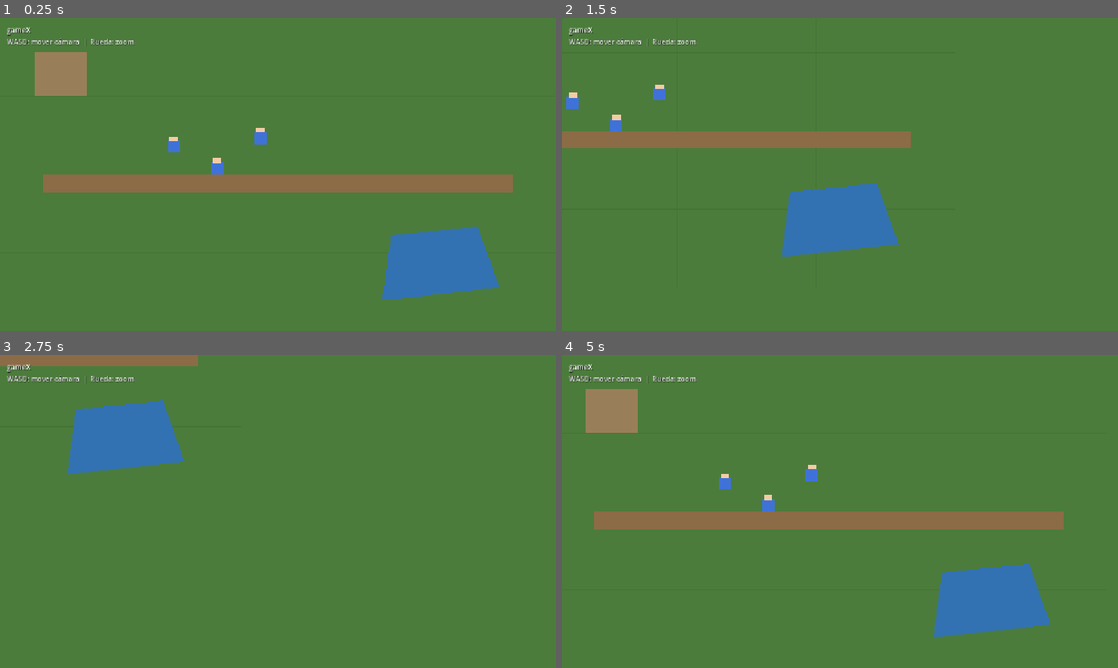
Above: before the commit, frames 1-4 (two rows, left to right).
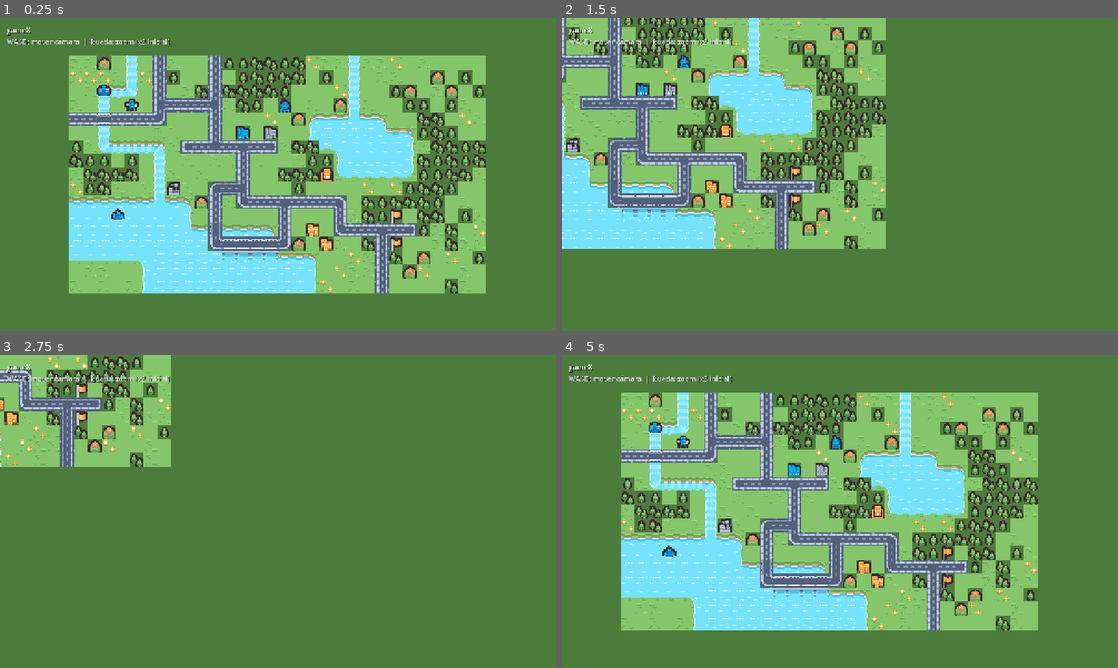
Above: after the commit, the same moments.

Repository: manurode/gameX
Game: Godot game, scene res://scenes/main.tscn
The game is run twice, just before and just after one commit, with the same random seed, the same clock (stepped at 60 frames per second) and the same inputs.
Inputs (mouse positions are in pixels of both pictures, inside the frame that each line leads up to):
- Up to frame 1 (0.25 s): no input
- Up to frame 2 (1.5 s): tap Enter at 0.5 s; move the mouse to (962, 158) at 0.52 s; hold Right (ui_right) 0.53-1.28 s; click (962, 158) at 0.67 s; move the mouse to (728, 190) at 1.27 s; hold Down (ui_down) from 1.28 s (still down)
- Up to frame 3 (2.75 s): move the mouse to (333, 442) at 2.02 s; release Down (ui_down) at 2.03 s; hold Right (ui_right) from 2.03 s (still down)
- Up to frame 4 (5 s): move the mouse to (812, 574) at 2.77 s; release Right (ui_right) at 2.78 s; hold Up (ui_up) 2.78-3.53 s; click (812, 574) at 2.92 s; move the mouse to (1006, 558) at 3.52 s; hold Left (ui_left) from 3.53 s (still down); move the mouse to (673, 464) at 4.27 s

The runs differ from the first frame. In frame 1, 55% of the frame differs, in the area x 1-93%, y 2-90%; in frame 2, 40%; in frame 3, 11%; in frame 4, 55%.

Commit message:
Add terrain and object layers to the TileMap
- Introduced a new TileSet resource for the tiny_battle tileset, defining texture regions and tile sizes.
- Created a new terrain_map script to handle the painting of terrain and object layers based on predefined row data.
- Added a new import file for the packed tilemap texture to optimize rendering.

Diff:
--- /dev/null
+++ b/assets/tilesets/tiny_battle/tiny_battle_tileset.tres
@@ -0,0 +1,210 @@
+[gd_resource type="TileSet" format=3 uid="uid://ctileset001"]
+
+[ext_resource type="Texture2D" path="res://assets/tilesets/tiny_battle/tilemap.png" id="1_tilemap"]
+
+[sub_resource type="TileSetAtlasSource" id="TileSetAtlasSource_atlas"]
+texture = ExtResource("1_tilemap")
+texture_region_size = Vector2i(16, 16)
+separation = Vector2i(1, 1)
+0:0/0 = 0
+1:0/0 = 0
+2:0/0 = 0
+3:0/0 = 0
+4:0/0 = 0
+5:0/0 = 0
+6:0/0 = 0
+7:0/0 = 0
+8:0/0 = 0
+9:0/0 = 0
+10:0/0 = 0
+11:0/0 = 0
+12:0/0 = 0
+13:0/0 = 0
+14:0/0 = 0
+15:0/0 = 0
+16:0/0 = 0
+17:0/0 = 0
+0:1/0 = 0
+1:1/0 = 0
+2:1/0 = 0
+3:1/0 = 0
+4:1/0 = 0
+5:1/0 = 0
+6:1/0 = 0
+7:1/0 = 0
+8:1/0 = 0
+9:1/0 = 0
+10:1/0 = 0
+11:1/0 = 0
+12:1/0 = 0
+13:1/0 = 0
+14:1/0 = 0
+15:1/0 = 0
+16:1/0 = 0
+17:1/0 = 0
+0:2/0 = 0
+1:2/0 = 0
+2:2/0 = 0
+3:2/0 = 0
+4:2/0 = 0
+5:2/0 = 0
+6:2/0 = 0
+7:2/0 = 0
+8:2/0 = 0
+9:2/0 = 0
+10:2/0 = 0
+11:2/0 = 0
+12:2/0 = 0
+13:2/0 = 0
+14:2/0 = 0
+15:2/0 = 0
+16:2/0 = 0
+17:2/0 = 0
+0:3/0 = 0
+1:3/0 = 0
+2:3/0 = 0
+3:3/0 = 0
+4:3/0 = 0
+5:3/0 = 0
+6:3/0 = 0
+7:3/0 = 0
+8:3/0 = 0
+9:3/0 = 0
+10:3/0 = 0
+11:3/0 = 0
+12:3/0 = 0
+13:3/0 = 0
+14:3/0 = 0
+15:3/0 = 0
+16:3/0 = 0
+17:3/0 = 0
+0:4/0 = 0
+1:4/0 = 0
+2:4/0 = 0
+3:4/0 = 0
+4:4/0 = 0
+5:4/0 = 0
+6:4/0 = 0
+7:4/0 = 0
+8:4/0 = 0
+9:4/0 = 0
+10:4/0 = 0
+11:4/0 = 0
+12:4/0 = 0
+13:4/0 = 0
+14:4/0 = 0
+15:4/0 = 0
+16:4/0 = 0
+17:4/0 = 0
+0:5/0 = 0
+1:5/0 = 0
+2:5/0 = 0
+3:5/0 = 0
+4:5/0 = 0
+5:5/0 = 0
+6:5/0 = 0
+7:5/0 = 0
+8:5/0 = 0
+9:5/0 = 0
+10:5/0 = 0
+11:5/0 = 0
+12:5/0 = 0
+13:5/0 = 0
+14:5/0 = 0
+15:5/0 = 0
+16:5/0 = 0
+17:5/0 = 0
+0:6/0 = 0
+1:6/0 = 0
+2:6/0 = 0
+3:6/0 = 0
+4:6/0 = 0
+5:6/0 = 0
+6:6/0 = 0
+7:6/0 = 0
+8:6/0 = 0
+9:6/0 = 0
+10:6/0 = 0
+11:6/0 = 0
+12:6/0 = 0
+13:6/0 = 0
+14:6/0 = 0
+15:6/0 = 0
+16:6/0 = 0
+17:6/0 = 0
+0:7/0 = 0
+1:7/0 = 0
+2:7/0 = 0
+3:7/0 = 0
+4:7/0 = 0
+5:7/0 = 0
+6:7/0 = 0
+7:7/0 = 0
+8:7/0 = 0
+9:7/0 = 0
+10:7/0 = 0
+11:7/0 = 0
+12:7/0 = 0
+13:7/0 = 0
+14:7/0 = 0
+15:7/0 = 0
+16:7/0 = 0
+17:7/0 = 0
+0:8/0 = 0
+1:8/0 = 0
+2:8/0 = 0
+3:8/0 = 0
+4:8/0 = 0
+5:8/0 = 0
+6:8/0 = 0
+7:8/0 = 0
+8:8/0 = 0
+9:8/0 = 0
+10:8/0 = 0
+11:8/0 = 0
+12:8/0 = 0
+13:8/0 = 0
+14:8/0 = 0
+15:8/0 = 0
+16:8/0 = 0
+17:8/0 = 0
+0:9/0 = 0
+1:9/0 = 0
+2:9/0 = 0
+3:9/0 = 0
+4:9/0 = 0
+5:9/0 = 0
+6:9/0 = 0
+7:9/0 = 0
+8:9/0 = 0
+9:9/0 = 0
+10:9/0 = 0
+11:9/0 = 0
+12:9/0 = 0
+13:9/0 = 0
+14:9/0 = 0
+15:9/0 = 0
+16:9/0 = 0
+17:9/0 = 0
+0:10/0 = 0
+1:10/0 = 0
+2:10/0 = 0
+3:10/0 = 0
+4:10/0 = 0
+5:10/0 = 0
+6:10/0 = 0
+7:10/0 = 0
+8:10/0 = 0
+9:10/0 = 0
+10:10/0 = 0
+11:10/0 = 0
+12:10/0 = 0
+13:10/0 = 0
+14:10/0 = 0
+15:10/0 = 0
+16:10/0 = 0
+17:10/0 = 0
+
+[resource]
+tile_size = Vector2i(16, 16)
+sources/0 = SubResource("TileSetAtlasSource_atlas")
--- a/project.godot
+++ b/project.godot
@@ -53,4 +53,4 @@
 
 environment/defaults/default_clear_color=Color(0.298039, 0.486275, 0.235294, 1)
 renderer/rendering_method="forward_plus"
-textures/canvas_textures/default_texture_filter=1
+textures/canvas_textures/default_texture_filter=0
--- a/scenes/ui/hud.tscn
+++ b/scenes/ui/hud.tscn
@@ -30,4 +30,4 @@
 theme_override_colors/font_shadow_color = Color(0, 0, 0, 0.6)
 theme_override_constants/shadow_offset_x = 1
 theme_override_constants/shadow_offset_y = 1
-text = "WASD: mover cámara  |  Rueda: zoom"
+text = "WASD: mover cámara  |  Rueda: zoom (x2 inicial)"
--- a/scenes/units/unit.tscn
+++ b/scenes/units/unit.tscn
@@ -1,25 +1,27 @@
-[gd_scene load_steps=2 format=3 uid="uid://cunit001"]
+[gd_scene load_steps=4 format=3 uid="uid://cunit001"]
 
 [ext_resource type="Script" path="res://scripts/units/unit.gd" id="1_unit"]
+[ext_resource type="Texture2D" path="res://assets/sprites/units/blue_tank.png" id="2_sprite"]
+
+[sub_resource type="RectangleShape2D" id="RectangleShape2D_unit"]
+size = Vector2(12, 12)
 
 [node name="Unit" type="CharacterBody2D"]
+y_sort_enabled = true
 collision_layer = 2
 collision_mask = 1
 script = ExtResource("1_unit")
 
-[node name="Body" type="Polygon2D" parent="."]
-color = Color(0.25, 0.45, 0.85, 1)
-polygon = PackedVector2Array(-14, -18, 14, -18, 14, 10, -14, 10)
-
-[node name="Head" type="Polygon2D" parent="."]
-color = Color(0.95, 0.8, 0.65, 1)
-polygon = PackedVector2Array(-10, -28, 10, -28, 10, -16, -10, -16)
+[node name="Sprite2D" type="Sprite2D" parent="."]
+texture = ExtResource("2_sprite")
+texture_filter = 0
 
 [node name="AnimatedSprite2D" type="AnimatedSprite2D" parent="."]
 
 [node name="CollisionShape2D" type="CollisionShape2D" parent="."]
+shape = SubResource("RectangleShape2D_unit")
 
 [node name="SelectionIndicator" type="Polygon2D" parent="."]
 visible = false
 color = Color(1, 1, 0.3, 0.8)
-polygon = PackedVector2Array(-20, -32, 20, -32, 20, 14, -20, 14)
+polygon = PackedVector2Array(-9, -10, 9, -10, 9, 6, -9, 6)
--- a/scenes/world/game_world.tscn
+++ b/scenes/world/game_world.tscn
@@ -1,73 +1,38 @@
-[gd_scene load_steps=3 format=3 uid="uid://cworld001"]
+[gd_scene load_steps=7 format=3 uid="uid://cworld001"]
 
 [ext_resource type="Script" path="res://scripts/camera/rts_camera.gd" id="1_camera"]
-[ext_resource type="PackedScene" uid="uid://cunit001" path="res://scenes/units/unit.tscn" id="2_unit"]
+[ext_resource type="Script" path="res://scripts/world/terrain_map.gd" id="2_terrain"]
+[ext_resource type="TileSet" path="res://assets/tilesets/tiny_battle/tiny_battle_tileset.tres" id="3_tileset"]
+[ext_resource type="PackedScene" uid="uid://cunit001" path="res://scenes/units/unit.tscn" id="4_unit"]
+[ext_resource type="Texture2D" path="res://assets/sprites/units/blue_infantry.png" id="6_infantry"]
+[ext_resource type="Texture2D" path="res://assets/sprites/units/blue_truck.png" id="7_truck"]
 
 [node name="GameWorld" type="Node2D"]
 
 [node name="Camera2D" type="Camera2D" parent="."]
-position = Vector2(640, 360)
+position = Vector2(240, 136)
 script = ExtResource("1_camera")
 
 [node name="Terrain" type="Node2D" parent="."]
 
-[node name="GrassBackground" type="Polygon2D" parent="Terrain"]
-color = Color(0.298039, 0.486275, 0.235294, 1)
-polygon = PackedVector2Array(0, 0, 1280, 0, 1280, 720, 0, 720)
-
-[node name="Grid" type="Node2D" parent="Terrain"]
-
-[node name="HLine1" type="Line2D" parent="Terrain/Grid"]
-points = PackedVector2Array(0, 180, 1280, 180)
-width = 1.0
-default_color = Color(0.25, 0.42, 0.2, 0.5)
-
-[node name="HLine2" type="Line2D" parent="Terrain/Grid"]
-points = PackedVector2Array(0, 360, 1280, 360)
-width = 1.0
-default_color = Color(0.25, 0.42, 0.2, 0.5)
-
-[node name="HLine3" type="Line2D" parent="Terrain/Grid"]
-points = PackedVector2Array(0, 540, 1280, 540)
-width = 1.0
-default_color = Color(0.25, 0.42, 0.2, 0.5)
-
-[node name="VLine1" type="Line2D" parent="Terrain/Grid"]
-points = PackedVector2Array(320, 0, 320, 720)
-width = 1.0
-default_color = Color(0.25, 0.42, 0.2, 0.5)
-
-[node name="VLine2" type="Line2D" parent="Terrain/Grid"]
-points = PackedVector2Array(640, 0, 640, 720)
-width = 1.0
-default_color = Color(0.25, 0.42, 0.2, 0.5)
-
-[node name="VLine3" type="Line2D" parent="Terrain/Grid"]
-points = PackedVector2Array(960, 0, 960, 720)
-width = 1.0
-default_color = Color(0.25, 0.42, 0.2, 0.5)
-
-[node name="WaterPatch" type="Polygon2D" parent="Terrain"]
-color = Color(0.2, 0.45, 0.7, 1)
-polygon = PackedVector2Array(900, 500, 1100, 480, 1150, 620, 880, 650)
-
-[node name="PathPatch" type="Polygon2D" parent="Terrain"]
-color = Color(0.55, 0.42, 0.28, 1)
-polygon = PackedVector2Array(100, 360, 1180, 360, 1180, 400, 100, 400)
-
-[node name="BasePlaceholder" type="Polygon2D" parent="Terrain"]
-color = Color(0.6, 0.5, 0.35, 1)
-polygon = PackedVector2Array(80, 80, 200, 80, 200, 180, 80, 180)
+[node name="TileMapLayer" type="TileMapLayer" parent="Terrain"]
+tile_set = ExtResource("3_tileset")
+script = ExtResource("2_terrain")
 
 [node name="Units" type="Node2D" parent="."]
+y_sort_enabled = true
 
-[node name="Unit1" parent="Units" instance=ExtResource("2_unit")]
-position = Vector2(400, 300)
+[node name="Unit1" parent="Units" instance=ExtResource("4_unit")]
+position = Vector2(40, 40)
 
-[node name="Unit2" parent="Units" instance=ExtResource("2_unit")]
-position = Vector2(500, 350)
+[node name="Unit2" parent="Units" instance=ExtResource("4_unit")]
+position = Vector2(72, 56)
 
-[node name="Unit3" parent="Units" instance=ExtResource("2_unit")]
-position = Vector2(600, 280)
+[node name="Sprite2D" parent="Units/Unit2" index="0"]
+texture = ExtResource("6_infantry")
 
-[node name="Buildings" type="Node2D" parent="."]
+[node name="Unit3" parent="Units" instance=ExtResource("4_unit")]
+position = Vector2(56, 184)
+
+[node name="Sprite2D" parent="Units/Unit3" index="0"]
+texture = ExtResource("7_truck")
--- a/scripts/camera/rts_camera.gd
+++ b/scripts/camera/rts_camera.gd
@@ -1,12 +1,14 @@
 extends Camera2D
 
-const MIN_ZOOM := 0.5
-const MAX_ZOOM := 2.0
+const MIN_ZOOM := 1.0
+const MAX_ZOOM := 3.0
 const PAN_SPEED := 500.0
 const ZOOM_STEP := 0.1
+const START_ZOOM := 2.0
 
 func _ready() -> void:
-	position = Vector2(640, 360)
+	position = Vector2(240, 136)
+	zoom = Vector2(START_ZOOM, START_ZOOM)
 
 func _process(delta: float) -> void:
 	_handle_pan(delta)
--- /dev/null
+++ b/scripts/world/terrain_map.gd
@@ -0,0 +1,63 @@
+extends TileMapLayer
+
+const MAP_OFFSET := Vector2i(0, 0)
+
+const TERRAIN_ROWS: Array[String] = [
+	"2,2,2,1,58,1,2,2,1,1,1,1,3,3,1,1,1,3,2,2,58,2,2,3,1,2,1,1,1,1",
+	"3,3,3,2,58,3,1,1,1,1,2,1,2,1,2,3,1,1,1,1,58,1,2,2,1,1,1,1,2,1",
+	"1,2,4,74,23,1,1,1,2,2,2,2,1,3,1,3,1,1,1,3,58,1,1,3,2,1,2,1,1,1",
+	"2,1,58,1,1,1,1,1,3,2,2,2,2,1,1,1,1,2,1,1,58,2,1,1,1,1,1,3,2,1",
+	"2,1,58,1,1,2,1,1,1,1,1,1,1,1,3,1,1,19,20,20,76,20,21,1,1,3,1,1,3,2",
+	"1,1,58,1,1,1,2,2,1,1,1,1,1,1,1,1,1,37,38,38,38,38,92,20,21,1,1,1,1,1",
+	"1,2,22,74,74,74,5,2,3,2,1,1,1,1,1,2,1,55,56,94,38,38,38,38,39,2,1,1,1,1",
+	"1,1,1,1,1,1,58,1,2,1,2,2,1,2,1,1,2,1,1,37,38,38,38,38,39,1,1,3,2,1",
+	"2,1,1,2,1,1,58,2,1,2,1,1,1,1,1,1,1,1,1,55,56,56,56,56,57,2,1,1,1,2",
+	"3,1,1,2,1,2,58,1,2,1,1,3,2,1,1,1,1,1,1,1,1,3,1,3,1,1,1,1,1,1",
+	"20,20,20,20,20,20,76,20,21,1,3,2,2,1,1,1,1,1,2,3,1,3,1,1,1,1,1,1,2,1",
+	"38,38,38,38,38,38,38,38,39,1,1,1,1,1,1,1,1,1,1,2,2,1,1,1,1,1,1,1,1,2",
+	"38,38,38,38,38,38,38,38,92,20,20,20,20,20,21,1,1,1,1,1,1,1,3,1,1,1,2,3,1,3",
+	"38,38,38,38,38,38,38,38,38,38,38,38,38,38,39,2,1,1,1,2,1,1,1,1,1,1,2,2,2,2",
+	"56,56,56,56,56,94,38,38,38,38,38,38,38,38,92,20,20,21,1,1,3,2,2,1,1,2,1,3,1,2",
+	"1,2,2,1,1,37,38,38,38,38,38,38,38,38,38,38,38,39,1,3,2,2,1,1,3,3,1,1,2,1",
+	"2,1,2,1,2,37,38,38,38,38,38,38,38,38,38,38,38,39,3,1,2,1,1,1,1,1,1,2,2,1",
+]
+
+const OBJECT_ROWS: Array[String] = [
+	"0,0,6,0,0,0,145,0,0,0,145,95,95,113,113,95,113,0,0,0,0,0,0,0,0,0,0,0,0,0",
+	"0,0,0,0,0,0,145,95,0,0,145,0,95,113,95,113,113,0,95,0,0,0,0,0,0,0,6,0,95,0",
+	"0,0,0,0,0,0,145,0,0,113,145,113,113,113,113,95,0,0,0,0,0,0,0,95,6,0,0,6,0,95",
+	"0,0,0,0,0,0,146,111,111,111,148,0,113,95,0,50,0,0,0,6,0,0,0,0,95,95,0,95,0,0",
+	"111,111,131,111,111,111,166,0,0,0,145,0,0,0,0,0,6,0,0,0,0,0,0,0,0,113,113,0,0,0",
+	"0,0,0,0,0,0,0,0,0,0,145,0,48,0,12,0,0,0,0,0,0,0,0,0,0,95,113,95,0,0",
+	"95,0,0,0,0,0,0,0,110,111,165,111,129,111,112,0,113,113,0,0,0,0,0,0,0,0,113,113,95,113",
+	"113,95,95,0,95,0,0,0,0,0,0,0,145,0,0,0,0,95,95,0,0,0,0,0,0,113,95,113,95,113",
+	"0,113,113,113,113,0,0,0,0,0,0,0,145,0,0,113,113,113,82,0,0,0,0,0,0,95,95,113,113,0",
+	"0,95,113,0,0,0,0,13,0,0,128,111,148,0,0,0,95,0,0,0,0,0,0,0,95,113,113,95,0,0",
+	"0,0,0,0,0,0,0,0,0,6,145,0,164,111,111,129,111,111,111,130,0,113,95,113,113,113,95,0,0,0",
+	"0,0,0,0,0,0,0,0,0,0,145,0,0,0,0,145,0,0,0,145,0,113,95,89,0,113,113,0,95,0",
+	"0,0,0,0,0,0,0,0,0,0,167,0,0,0,0,145,0,81,0,164,111,111,129,111,112,95,0,113,0,0",
+	"0,0,0,0,0,0,0,0,0,0,164,131,131,131,131,166,6,0,81,0,0,113,145,89,0,0,0,113,0,0",
+	"0,0,0,0,0,0,0,0,0,0,0,149,149,149,149,0,0,0,0,0,0,0,145,113,0,6,0,0,0,95",
+	"0,0,0,0,0,0,0,0,0,0,0,0,0,0,0,0,0,0,0,0,0,0,145,0,6,0,0,0,0,0",
+	"0,0,0,0,0,0,0,0,0,0,0,0,0,0,0,0,0,0,0,0,0,0,145,0,0,0,0,113,0,0",
+]
+
+
+func _ready() -> void:
+	_paint_layer(TERRAIN_ROWS)
+	_paint_layer(OBJECT_ROWS)
+
+
+func _paint_layer(rows: Array[String]) -> void:
+	for y in rows.size():
+		var values := rows[y].split(",")
+		for x in values.size():
+			var gid := int(values[x])
+			if gid <= 0:
+				continue
+			set_cell(MAP_OFFSET + Vector2i(x, y), 0, _gid_to_atlas(gid))
+
+
+func _gid_to_atlas(gid: int) -> Vector2i:
+	var index := gid - 1
+	return Vector2i(index % 18, index / 18)
Binary file added: assets/sprites/buildings/blue_barracks.png
Not shown, added: assets/sprites/buildings/blue_barracks.png.import
Binary file added: assets/sprites/buildings/blue_factory.png
Not shown, added: assets/sprites/buildings/blue_factory.png.import
Binary file added: assets/sprites/buildings/blue_hq.png
Not shown, added: assets/sprites/buildings/blue_hq.png.import
Binary file added: assets/sprites/buildings/green_factory.png
Not shown, added: assets/sprites/buildings/green_factory.png.import
Binary file added: assets/sprites/buildings/grey_barracks.png
Not shown, added: assets/sprites/buildings/grey_barracks.png.import
Binary file added: assets/sprites/buildings/grey_factory.png
Not shown, added: assets/sprites/buildings/grey_factory.png.import
(and 482 more such lines)
